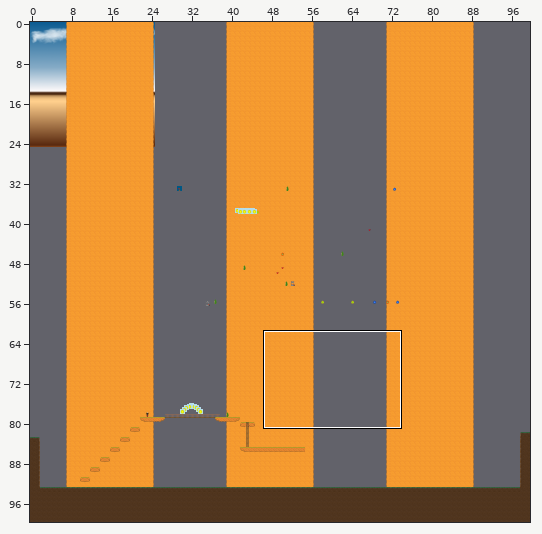
Level history. Tiled map: SimpleGame/SimpleGame/Assets/Views/Demo/demo.tmx. The picture above shows the old version from afar; the outline marks the close-up.
Close-up. As it was:
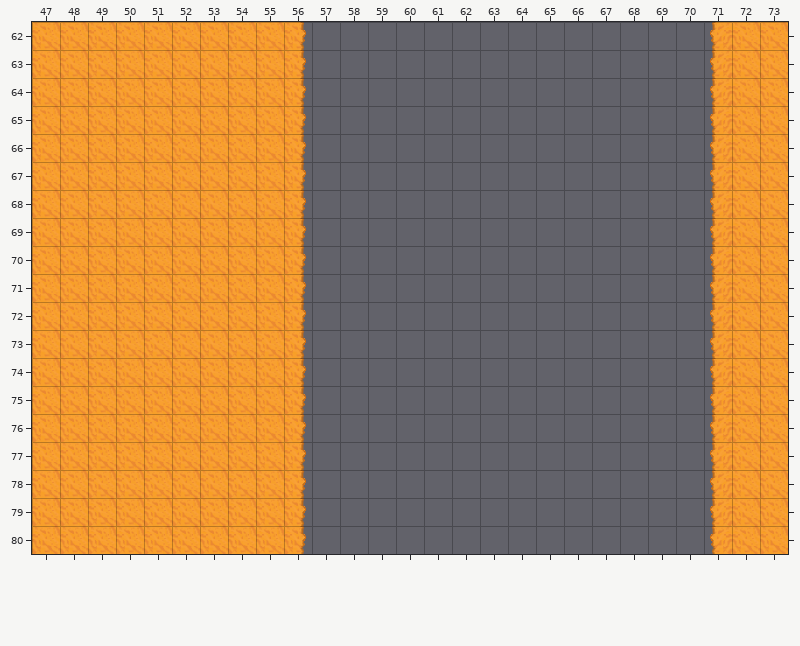
Cells are 64x64 px. Shown: x 47..73, y 62..80. The commit also changed other parts of the map, which this record leaves out.
And afterwards:
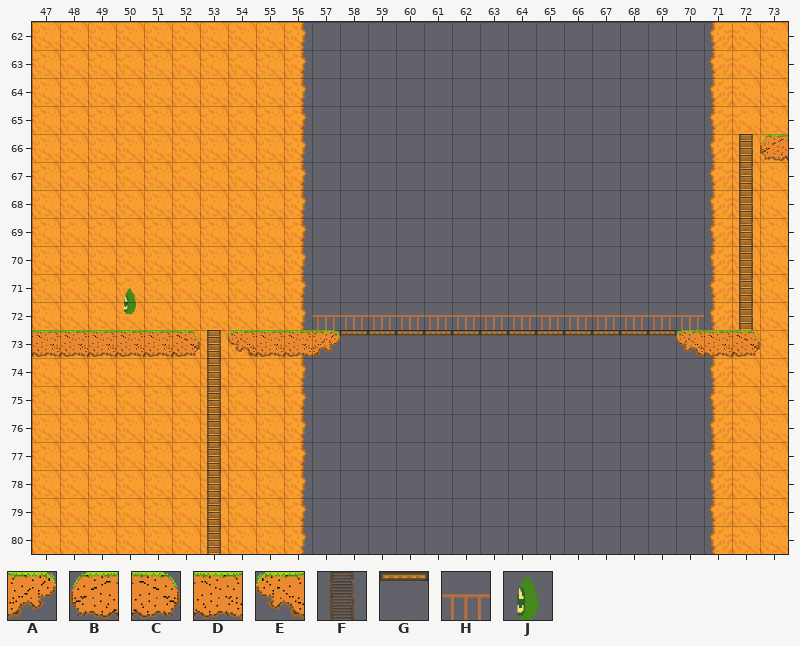
Key: from "Map": A 4, B 8, C 9, D 24, E 27, F 78, G 85, H 111; from "bloob_fallen_links": J 0.
_ is an empty cell, . an unchanged one.
Objects are placed by their top-left corner, in cells (3,4 is the top-left corner of cell 3,4); size is 1x1 cell unless given.
The edit:
--- layer "Map"
@@ x 47..73 @@
-66 .........................__
-67 ........................._.
-68 ........................._.
-69 ........................._.
-70 ........................._.
-71 ........................._.
-72 ..........______________._.
-73 __________________________.
-74 ......_....................
-75 ......_....................
-76 ......_....................
-77 ......_....................
-78 ......_....................
-79 ......_....................
-80 ......_....................
+66 .........................FB
+67 .........................F.
+68 .........................F.
+69 .........................F.
+70 .........................F.
+71 .........................F.
+72 ..........HHHHHHHHHHHHHH.F.
+73 DDDDDCFEDDAGGGGGGGGGGGGEDC.
+74 ......F....................
+75 ......F....................
+76 ......F....................
+77 ......F....................
+78 ......F....................
+79 ......F....................
+80 ......F....................
--- layer "Sprites"
-(outside this view)
+J "Bloob2" at 50,71.4
Boxes around the changes in both close-ups, in picture pixels (x1, y1, x2, y2):
changed: (32, 134, 788, 554)
